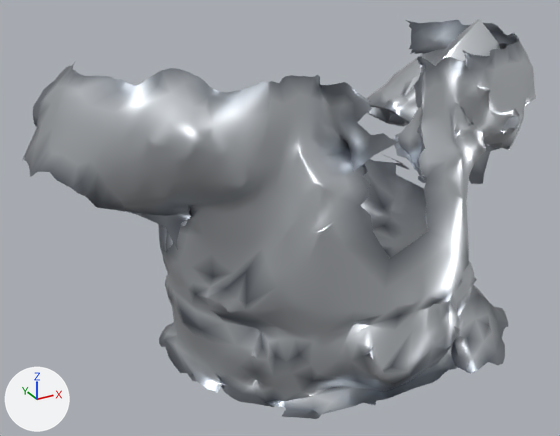
Before and after pictures for a commit that changed the glTF model assets_src/armor/kargan_2/heavy_a_chest.glb.
Both versions are drawn from a 50 mm lens placed at (-0.789, -1.287, 1.966), pointed at (-0.095, -0.026, 1.335). Arrows for +X, +Y and +Z are at lower left; the lights stay in place. The older version comes first. Vertices at exactly the same position are counted once.

The first picture shows 'heavy_a_chest'.
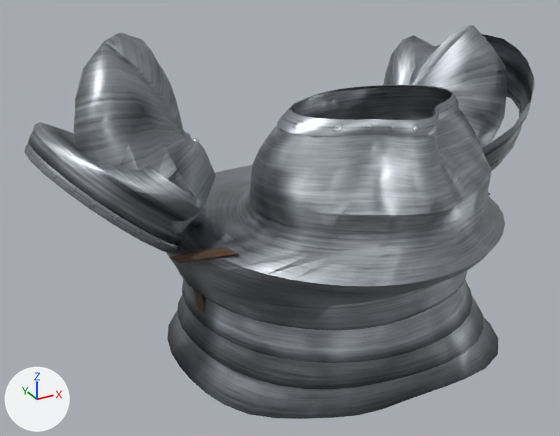
What differs and where, as boxes (x1, y1, x2, y2) in the pictures (560 x 436 px):
'heavy_a_chest', reshaped
    before: (22, 20, 537, 419)
    after: (24, 25, 535, 419)
part 1 of me_heavy_a_chest, rebuilt (34% narrower, 17% shorter)
    before: (22, 20, 537, 419)
    after: (166, 87, 505, 419)
part 2 of me_heavy_a_chest, rebuilt (7% narrower)
    before: (367, 20, 500, 147)
    after: (383, 25, 507, 148)
part 3 of me_heavy_a_chest, reshaped
    after: (24, 32, 535, 313)

Patch to the scene script:
```diff
--- a/assets_src/armor/kargan_2/heavy_a_chest.glb.py
+++ b/assets_src/armor/kargan_2/heavy_a_chest.glb.py
@@ mat_iron @@
+mat_iron = bpy.data.materials.new('iron')
+mat_iron.use_nodes = True; mat_iron.node_tree.nodes.clear()
+_N = mat_iron.node_tree.nodes; _L = mat_iron.node_tree.links
+n0 = _N.new('ShaderNodeBsdfPrincipled'); n0.name = 'Principled BSDF'
+n0.inputs[1].default_value = 1.0  # 'Metallic'
+n0.inputs[2].default_value = 0.48  # 'Roughness'
+n1 = _N.new('ShaderNodeOutputMaterial'); n1.name = 'Material Output'
+n2 = _N.new('ShaderNodeVertexColor'); n2.name = 'Color Attribute'
+_L.new(n0.outputs[0], n1.inputs[0])  # 'BSDF' to 'Surface'
+_L.new(n2.outputs[0], n0.inputs[0])  # 'Color' to 'Base Color'
@@ mat_strap @@
+mat_strap = bpy.data.materials.new('strap')
+# uses the picture img_strap_c_png
+# uses the picture img_strap_n_png
+# uses the picture img_strap_orm_png
@@ mat_trim @@
+mat_trim = bpy.data.materials.new('trim')
+# uses the picture img_trim_c_png
+# uses the picture img_trim_n_png
+# uses the picture img_trim_orm_png
@@ mat_steel @@
+mat_steel = bpy.data.materials.new('steel')
+# uses the picture img_steel_c_png
+# uses the picture img_steel_n_png
+# uses the picture img_steel_orm_png
@@ me_heavy_a_chest @@
-me_heavy_a_chest.from_pydata(...)  # 2199 vertices, 3795 faces; spans x -0.559..0.574, y -0.358..0.265, z 1.046..1.681
-me_heavy_a_chest.materials.append(mat_metal)
+me_heavy_a_chest.from_pydata(...)  # 2370 vertices, 4208 faces; spans x -0.549..0.541, y -0.427..0.303, z 1.041..1.711
+# me_heavy_a_chest part 1: the loose piece of 1877 vertices spanning x -0.559..0.574, y -0.358..0.265, z 1.046..1.681 is rebuilt with 874 vertices and now spans x -0.346..0.364, y -0.427..0.303, z 1.049..1.599, in mat_steel
+# me_heavy_a_chest part 2: the loose piece of 161 vertices spanning x 0.225..0.518, y -0.122..0.238, z 1.404..1.678 is rebuilt with 199 vertices and now spans x 0.244..0.506, y -0.125..0.244, z 1.365..1.664, in mat_steel
+# me_heavy_a_chest part 3: 161 vertices removed from x -0.411..-0.225, y -0.119..0.109, z 1.405..1.522; 1117 vertices added at x -0.549..0.541, y -0.333..0.249, z 1.181..1.711
+# other edits to the shape of me_heavy_a_chest do not show in these pictures
+me_heavy_a_chest.materials.append(mat_iron)
+me_heavy_a_chest.materials.append(mat_steel)
+me_heavy_a_chest.materials.append(mat_strap)
+me_heavy_a_chest.materials.append(mat_trim)
```
